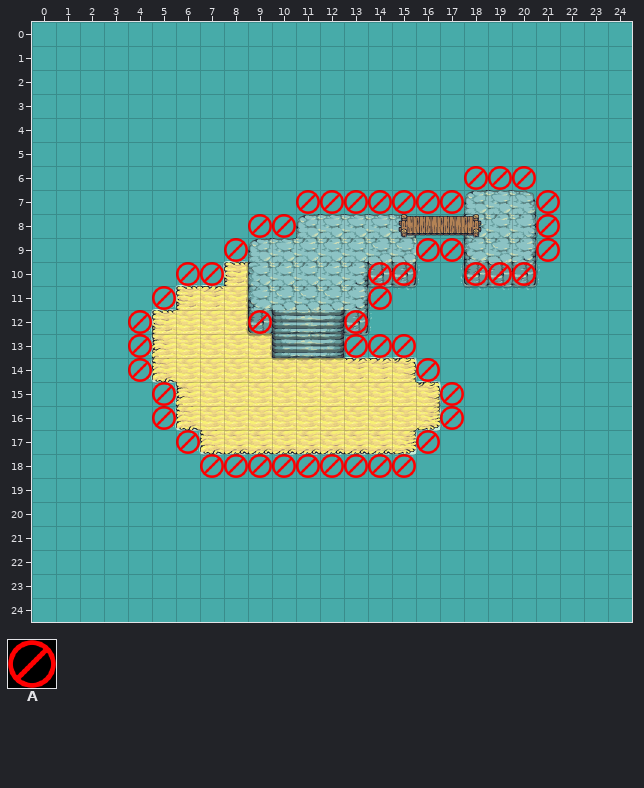
Tiled map: game/data/World.tmx. The picture above is the old version.
Cells are 64x64 px. Shown: x 0..24, y 0..24.
Key: from "stop": A 0.
_ is an empty cell.
Layers that did not change in this view are not listed.
Layer "bounds" before, first column x 0:
 0 _________________________
 1 _________________________
 2 _________________________
 3 _________________________
 4 _________________________
 5 _________________________
 6 __________________AAA____
 7 ___________AAAAAAA___A___
 8 _________AA__________A___
 9 ________A_______AA___A___
10 ______AA______AA__AAA____
11 _____A________A__________
12 ____A____A___A___________
13 ____A________AAA_________
14 ____A___________A________
15 _____A___________A_______
16 _____A___________A_______
17 ______A_________A________
18 _______AAAAAAAAA_________
19 _________________________
20 _________________________
21 _________________________
22 _________________________
23 _________________________
24 _________________________
Once edited:
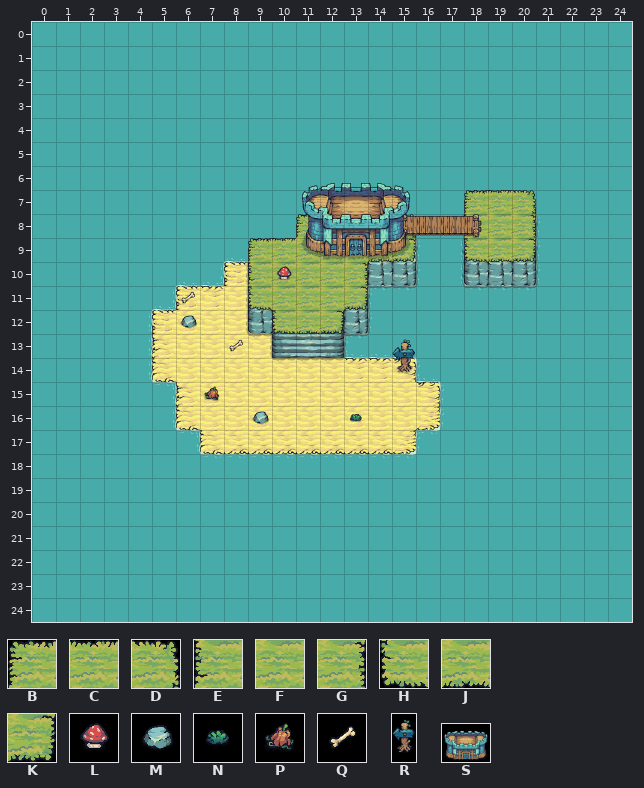
Further tiles: from "Tilemap_Flat": B 0, C 1, D 2, E 10, F 11, G 12, H 20, J 21, K 22; from "deco": L 2 "03", M 5 "06", N 6 "07", P 11 "12", Q 13 "14", R 16 "17", S 18 "Castle_Blue".
Tiles of an added or newly shown layer are drawn over the layers below it.
From old to new:
Changed rows in their new state; . is an unchanged cell.
Layer "grass" (now shown):
first column x 9:
 7 .........BCD
 8 ..BCCCD..EFG
 9 BCFFFJK..HJK
10 EFFFG.......
11 HFFFK.......
12 .HJK........
Layer "deco" (added):
first column x 6:
 9 .....S....
10 ....L.....
11 Q.........
12 M.........
13 ..Q.......
14 .........R
15 .P........
16 ...M...N..
Layer "bounds" (now hidden):
first column x 4:
 6 ..............___.
 7 ......._______..._
 8 .....__.........._
 9 ...._.......__..._
10 ..__......__..___.
11 ._........_.......
12 _...._..._........
13 _........___......
14 _..........._.....
15 ._..........._....
16 ._..........._....
17 .._........._.....
18 ..._________......
Pixel boxes of the changes (left, top, right, bottom) in both pictures:
changed: (128, 166, 560, 478)
